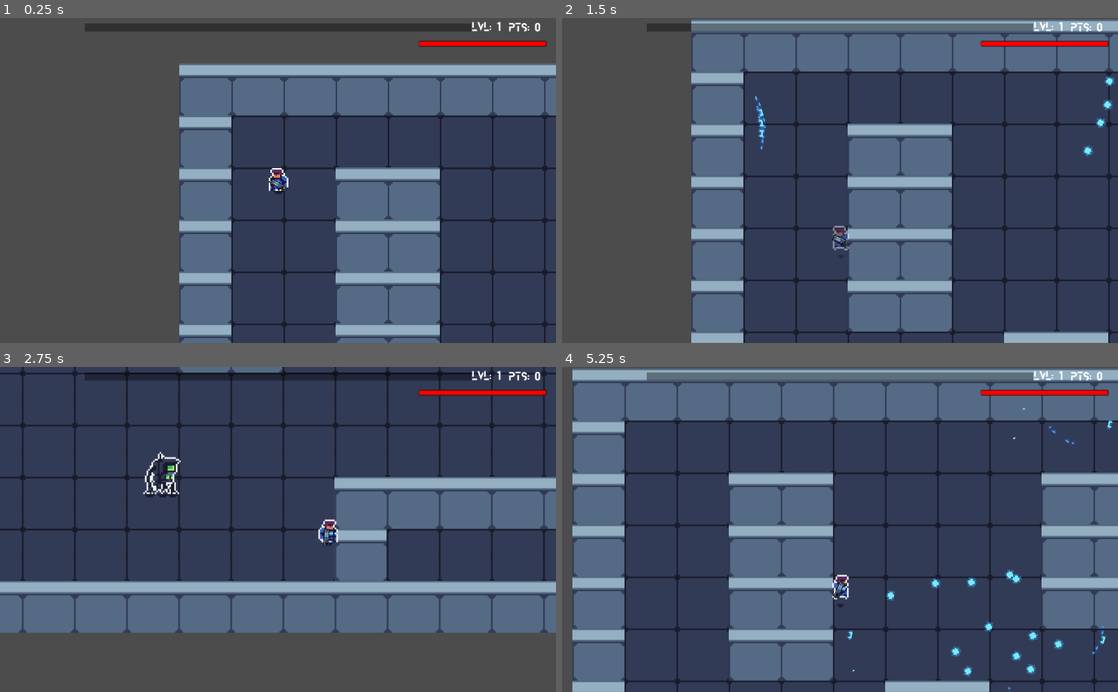
Above: before the commit, frames 1-4 (two rows, left to right).
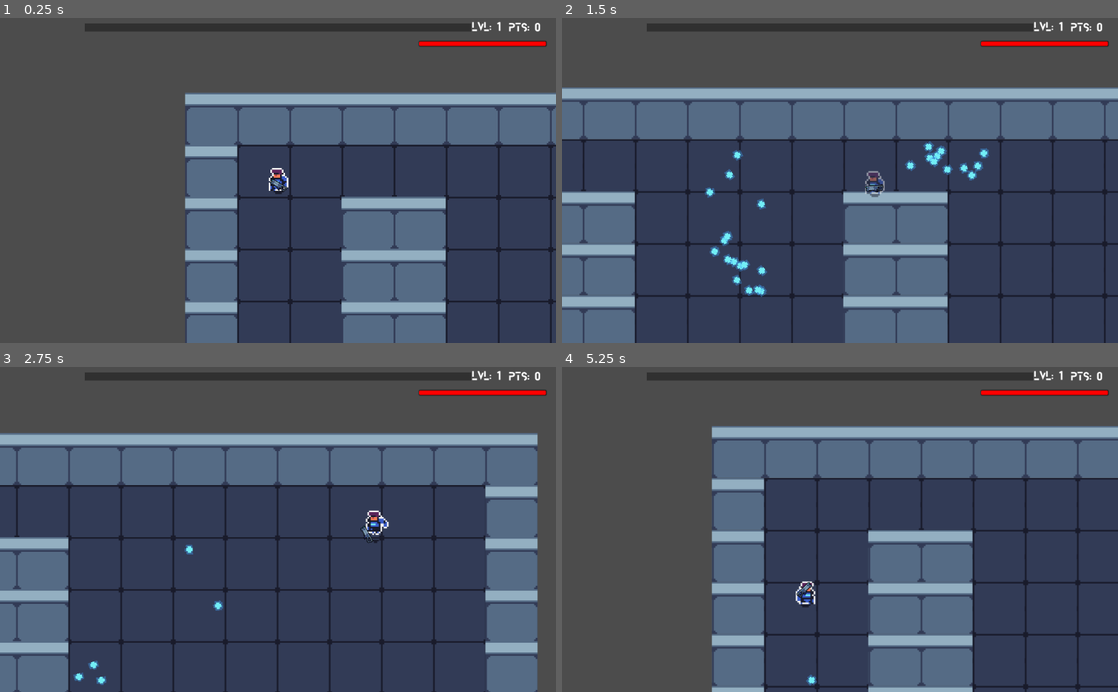
Above: after the commit, the same moments.

Repository: Manteater/H446_NEA
Game: Godot game, scene res://Source/Levels/WorldTemplate.tscn
Same seed, same stepped clock (60 frames per second), same inputs: the game is played once before the commit and once after it. This scene is started directly instead of the project's main scene. The engine's default icon, where the game draws it, is replaced by a stand-in: a white triangle on a blue panel in a dark square.
Inputs (mouse positions are in pixels of both pictures, inside the frame that each line leads up to):
- Up to frame 1 (0.25 s): no input
- Up to frame 2 (1.5 s): tap Enter at 0.5 s; move the mouse to (962, 164) at 0.52 s; press the mouse at (962, 164) at 0.53 s; hold D (move_right) 0.53-1.28 s; move the mouse to (728, 196) at 1.27 s; release the mouse at (728, 196) at 1.28 s; hold S (move_down) from 1.28 s (still down); tap E (Interact) at 1.35 s
- Up to frame 3 (2.75 s): click (166, 545) at 1.55 s; move the mouse to (333, 458) at 2.02 s; release S (move_down) at 2.03 s; hold D (move_right) from 2.03 s (still down); hold Right mouse button (dash) from 2.03 s (still down); click (333, 458) at 2.3 s
- Up to frame 4 (5.25 s): move the mouse to (812, 594) at 2.77 s; release D (move_right) at 2.78 s; release Right mouse button (dash) at 2.78 s; hold W (move_up) 2.78-3.53 s; click (812, 594) at 2.85 s; move the mouse to (1006, 578) at 3.52 s; press the mouse at (1006, 578) at 3.53 s; hold A (move_left) 3.53-5.03 s; move the mouse to (673, 480) at 4.27 s; release the mouse at (673, 480) at 4.28 s; tap E (Interact) at 4.35 s; click (673, 480) at 4.55 s; move the mouse to (867, 529) at 5.02 s; hold S (move_down) from 5.03 s (still down); hold Right mouse button (dash) from 5.03 s (still down)

The runs differ from the first frame. In frame 1, 27% of the frame differs, in the area x 32-100%, y 13-100%; in frame 2, 61%; in frame 3, 75%; in frame 4, 75%, in the area x 1-100%, y 0-100%.

Commit message:
stomper and drone better

Diff:
--- a/Source/Actors/Actor.gd
+++ b/Source/Actors/Actor.gd
@@ -3,10 +3,10 @@
 
 export var health : int = 100
 export var speed : int = 200
-
+var dead = false
 
 func applyDamage(amount):
 	print(health)
 	health-=amount
 	if health < 0:
-		queue_free()
+		dead = true
--- a/Source/Actors/Drone.gd
+++ b/Source/Actors/Drone.gd
@@ -38,18 +38,21 @@
 func _physics_process(delta):
 	if is_instance_valid(player):
 		checkPlayer()#checks if the player is in sight
+		if playerSpotted:
+			patrolling = false
+			updatePathfinding()#sets the target location of the path as the player
+		if not patrolling:#if the drone has seen the player at least once
+			if playerInRange:
+				animPlayer.play("shootLeft")#the shootLeft animation calls the shoot function at the end so this just means the drone shoots#
+			else:
+				animate()#animates the drone as per usual
+				move(delta)#the drone moves toward the player
 	if patrolling:
 		patrol(patrolDirection)#if the drone should be patrolling the procecdure is called
 		animate()#plays the drones animations
-	if playerSpotted:
-		patrolling = false
-		updatePathfinding()#sets the target location of the path as the player
-	if not patrolling:#if the drone has seen the player at least once
-		if playerInRange:
-			animPlayer.play("shootLeft")#the shootLeft animation calls the shoot function at the end so this just means the drone shoots
-		else:
-			animate()#animates the drone as per usual
-			move(delta)#the drone moves toward the player
+
+
+
 	controlBullets(delta)
 
 func move(delta):
@@ -110,7 +113,6 @@
 	for i in projectiles:#loop through the array
 		var p = i["projectile"]#the bullet object is stored in the variable p
 		var velocity = i["velocity"]
-		print(velocity)
 		if i["ticks"] >= 200:#checks if the game has ticked more than the bulletlifetime
 			projectiles.erase(i)#the infromation is erased from the array
 		var collision = p.move_and_collide(velocity*delta)#an in-built function is used to make the bullet move
@@ -118,7 +120,9 @@
 			var collider = collision.collider
 			if (collider.is_in_group("Player")):#if the collidr is the player then damage is applied to the player
 				collider.applyDamage(damage)
+			p.queue_free()
 			projectiles.erase(i)#if the Sbullet collides then it is deleted
+
 		i["ticks"]+=1#ticks are incremented
 
 
--- a/Source/Actors/Player.gd
+++ b/Source/Actors/Player.gd
@@ -11,7 +11,7 @@
 var _velocity = Vector2.ZERO
 var currentHealth = null
 var currentSpeed = null
-
+var dead = false
 
 func _ready():
 	stats = Global.characterSave#the ststs file is simply copied down from the global variable
@@ -31,7 +31,8 @@
 	#moves the player
 	read_input()
 	#animates the players movements
-	animate(mouse)
+	if not dead:
+		animate(mouse)
 
 
 func get_direction() -> Vector2:#returns a vector2 for the direction of movement based on the input
@@ -101,13 +102,23 @@
 		modulate.a = 1.0#makes the player look normal again
 		$hit_detector/bullet_detector.disabled = false#enables the player's hitbox
 
-func die():
-	anim_player.play("Death")#plays the death animation
+
 
 func handleSkillTree():
 	skillTree.visible = true
 	get_tree().paused = true
 
+func applyDamage(damage):
+	currentHealth -= damage#applies the damage to the player
+	print(currentHealth)
+	if currentHealth < 0:
+		dead = true#this boolean controls wether the other animations are completed
+
+		die()#the die function is called
+
+func die():
+	anim_player.play("Death")#plays the death animation
+	yield(anim_player,"animation_finished")#waits until the player is dead, so the other processes dont happen
 
 
 func _on_interactionArea_area_entered(area):#when something enters the area
--- a/Source/Actors/Player.tscn
+++ b/Source/Actors/Player.tscn
@@ -15,18 +15,18 @@
 
 [sub_resource type="Animation" id=6]
 resource_name = "Death"
-length = 0.6
-tracks/0/type = "value"
-tracks/0/path = NodePath("Sprite:frame")
-tracks/0/interp = 1
-tracks/0/loop_wrap = true
-tracks/0/imported = false
-tracks/0/enabled = true
-tracks/0/keys = {
-"times": PoolRealArray( 0, 0.1, 0.2, 0.3, 0.4, 0.5 ),
-"transitions": PoolRealArray( 1, 1, 1, 1, 1, 1 ),
-"update": 1,
-"values": [ 40, 41, 42, 43, 44, 45 ]
+length = 0.65
+tracks/0/type = "value"
+tracks/0/path = NodePath("Sprite:frame")
+tracks/0/interp = 1
+tracks/0/loop_wrap = true
+tracks/0/imported = false
+tracks/0/enabled = true
+tracks/0/keys = {
+"times": PoolRealArray( 0, 0.1, 0.2, 0.3, 0.4, 0.5, 0.6 ),
+"transitions": PoolRealArray( 1, 1, 1, 1, 1, 1, 1 ),
+"update": 1,
+"values": [ 40, 41, 42, 43, 44, 45, 46 ]
 }
 tracks/1/type = "method"
 tracks/1/path = NodePath(".")
@@ -174,7 +174,7 @@
 texture = ExtResource( 1 )
 hframes = 8
 vframes = 13
-frame = 24
+frame = 46
 
 [node name="dash_timer" type="Timer" parent="."]
 wait_time = 0.2
--- a/Source/Actors/Stomper.gd
+++ b/Source/Actors/Stomper.gd
@@ -15,6 +15,8 @@
 var playerSpotted = false
 var collider = null
 var awoken = false
+var moved = false
+var attack = false
 
 
 func _ready():
@@ -23,18 +25,27 @@
 	pathTimer.connect("timeout",self,"updatePathfinding")#calls the updatepathfinding function everytime the timer timesout
 
 func _physics_process(delta):#function calls every frame of the game
-	animate()
-	if is_instance_valid(player):
-		checkPlayer()
+	if not dead:
+		animate()
+		if is_instance_valid(player):
+			checkPlayer()
 
-	if playerSpotted:
-		move(delta)
+		if playerSpotted:
+			move(delta)
+		else:
+			velocity = Vector2.ZERO
+#		if attack:
+#			attackPlayer()
 	else:
-		velocity = Vector2.ZERO
+		die()
 
 func animate():
 	if not awoken:#if the stomper hasnt seen the player then it sleeps
 			animPlayer.play("sleeping")
+	elif moved:
+		animPlayer.play("Awake")
+		yield(animPlayer,"animation_finished")
+		moved = false#moved is set back to false so the animation only plays once
 	else:
 		if velocity != Vector2.ZERO:#if the stomper is moving
 			if velocity.x > 0:#if it is moving to the right
@@ -51,19 +62,15 @@
 	if agent.is_navigation_finished():#if the navigation is completed itg cancels the function
 		return
 	if not awoken:#if the stomper hasn't awoken before then it will do so now as the player must have been spotted
-		awaken()
-	awoken = true
-	var direction := global_position.direction_to(agent.get_next_location()) #sets the direction to the desired position
-	var desiredVelocity := direction * maxSpeed #sets the speed of the stomper
-	var steering = (desiredVelocity - velocity)*delta*4.0 #sets the speed in relation to current speed
-	velocity += steering
-	velocity = move_and_slide(velocity)#actually moves the stomper on the screen
+		moved = true#this ameks sure that the awaken animation plays when it should but only once
+		awoken = true#this controls when the stomper stops playing the sleep animation
+	if not moved:#this is to make sure that the stomper only moves once the awakening animation is completed.
+		var direction := global_position.direction_to(agent.get_next_location()) #sets the direction to the desired position
+		var desiredVelocity := direction * maxSpeed #sets the speed of the stomper
+		var steering = (desiredVelocity - velocity)*delta*4.0 #sets the speed in relation to current speed
+		velocity += steering
+		velocity = move_and_slide(velocity)#actually moves the stomper on the screen
 
-
-func awaken():
-	print("awakening")
-	animPlayer.play("Awake")
-	yield(get_tree().create_timer(0.5),"timeout")# pauses the stomper as the animation plays
 
 func updatePathfinding():
 	if playerSpotted:			#only sets a path when the player is spotted
@@ -76,3 +83,23 @@
 		playerSpotted = true
 	else:
 		playerSpotted = false
+
+
+func die():
+	animPlayer.play("Death")#the death animation calls the queue_free() function and delets the node
+#
+#func attackPlayer():
+#	player.applyDamage()
+#	var timer = get_tree().create_timer(0.5)
+#	yield(timer,"timeout")
+
+func _on_playerKiller_body_entered(body):
+	attack = true
+	while attack:#while the player is in the attack range
+		if body.is_in_group("Player"):
+			body.applyDamage(35)#the player  takes damage
+			yield(get_tree().create_timer(1),"timeout")#the stomper can only attack once per second
+
+
+func _on_playerKiller_body_exited(body):
+	attack = false#attack is reset so the player doesnt take damage when out of range
--- a/Source/Actors/Stomper.tscn
+++ b/Source/Actors/Stomper.tscn
@@ -8,15 +8,15 @@
 
 [sub_resource type="Animation" id=3]
 resource_name = "Awake"
-length = 0.45
-tracks/0/type = "value"
-tracks/0/path = NodePath("Sprite:frame")
-tracks/0/interp = 1
-tracks/0/loop_wrap = true
-tracks/0/imported = false
-tracks/0/enabled = true
-tracks/0/keys = {
-"times": PoolRealArray( 0, 0.1, 0.2, 0.3, 0.4 ),
+length = 0.85
+tracks/0/type = "value"
+tracks/0/path = NodePath("Sprite:frame")
+tracks/0/interp = 1
+tracks/0/loop_wrap = true
+tracks/0/imported = false
+tracks/0/enabled = true
+tracks/0/keys = {
+"times": PoolRealArray( 0, 0.2, 0.4, 0.6, 0.8 ),
 "transitions": PoolRealArray( 1, 1, 1, 1, 1 ),
 "update": 1,
 "values": [ 70, 71, 72, 73, 74 ]
@@ -24,18 +24,18 @@
 
 [sub_resource type="Animation" id=4]
 resource_name = "Death"
-length = 0.85
-tracks/0/type = "value"
-tracks/0/path = NodePath("Sprite:frame")
-tracks/0/interp = 1
-tracks/0/loop_wrap = true
-tracks/0/imported = false
-tracks/0/enabled = true
-tracks/0/keys = {
-"times": PoolRealArray( 0, 0.1, 0.2, 0.3, 0.4, 0.5, 0.6, 0.7 ),
-"transitions": PoolRealArray( 1, 1, 1, 1, 1.03526, 1, 1, 1 ),
-"update": 1,
-"values": [ 100, 101, 102, 103, 104, 105, 106, 107 ]
+length = 1.3
+tracks/0/type = "value"
+tracks/0/path = NodePath("Sprite:frame")
+tracks/0/interp = 1
+tracks/0/loop_wrap = true
+tracks/0/imported = false
+tracks/0/enabled = true
+tracks/0/keys = {
+"times": PoolRealArray( 0, 0.2, 0.4, 0.6, 0.8, 1, 1.2 ),
+"transitions": PoolRealArray( 1, 1, 1, 1.03526, 1, 1, 1 ),
+"update": 1,
+"values": [ 102, 101, 102, 104, 105, 106, 107 ]
 }
 tracks/1/type = "method"
 tracks/1/path = NodePath(".")
@@ -44,7 +44,7 @@
 tracks/1/imported = false
 tracks/1/enabled = true
 tracks/1/keys = {
-"times": PoolRealArray( 0.8 ),
+"times": PoolRealArray( 1.3 ),
 "transitions": PoolRealArray( 1 ),
 "values": [ {
 "args": [  ],
@@ -171,6 +171,9 @@
 "update": 1,
 "values": [ 50, 52, 53 ]
 }
+
+[sub_resource type="CircleShape2D" id=9]
+radius = 47.0
 
 [node name="Stomper" type="KinematicBody2D" groups=["enemy"]]
 collision_layer = 2
@@ -184,7 +187,7 @@
 flip_h = true
 hframes = 10
 vframes = 16
-frame = 74
+frame = 102
 
 [node name="CollisionShape2D" type="CollisionShape2D" parent="."]
 position = Vector2( 0, 8 )
@@ -210,3 +213,12 @@
 [node name="RayCast2D" type="RayCast2D" parent="."]
 enabled = true
 cast_to = Vector2( 510, 0 )
+
+[node name="playerKiller" type="Area2D" parent="."]
+collision_layer = 0
+
+[node name="CollisionShape2D" type="CollisionShape2D" parent="playerKiller"]
+shape = SubResource( 9 )
+
+[connection signal="body_entered" from="playerKiller" to="." method="_on_playerKiller_body_entered"]
+[connection signal="body_exited" from="playerKiller" to="." method="_on_playerKiller_body_exited"]
--- a/Source/Levels/WorldTemplate.tscn
+++ b/Source/Levels/WorldTemplate.tscn
@@ -1,9 +1,10 @@
-[gd_scene load_steps=10 format=2]
+[gd_scene load_steps=11 format=2]
 
 [ext_resource path="res://Source/Actors/Stomper.tscn" type="PackedScene" id=1]
 [ext_resource path="res://Source/Actors/Player.tscn" type="PackedScene" id=2]
 [ext_resource path="res://Assets/Tech Dungeon/tileset x3.png" type="Texture" id=3]
 [ext_resource path="res://Source/Actors/Drone.tscn" type="PackedScene" id=4]
+[ext_resource path="res://Assets/Tech Dungeon/Enemies/enemies x3.png" type="Texture" id=5]
 
 [sub_resource type="ConvexPolygonShape2D" id=1]
 points = PoolVector2Array( 96, 96, 0, 96, 0, 0, 96, 0 )
@@ -46,9 +47,9 @@
 1/z_index = 0
 
 [sub_resource type="NavigationPolygon" id=6]
-vertices = PoolVector2Array( 984, 1038, 972, 982, 1651, 985, 1803, 1036, 1802, 125, 1651, 953, 1651, 466, 854, 174, 851, 114, 1083, 175, 1513, 463, 1081, 493, 1470, 485 )
-polygons = [ PoolIntArray( 0, 1, 2, 3 ), PoolIntArray( 4, 3, 2, 5 ), PoolIntArray( 4, 5, 6 ), PoolIntArray( 7, 8, 4, 9 ), PoolIntArray( 9, 4, 6, 10 ), PoolIntArray( 11, 9, 10, 12 ) ]
-outlines = [ PoolVector2Array( 851, 114, 854, 174, 1083, 175, 1081, 493, 1470, 485, 1513, 463, 1651, 466, 1651, 953, 1651, 985, 972, 982, 984, 1038, 1803, 1036, 1802, 125 ) ]
+vertices = PoolVector2Array( 854, 174, 851, 114, 1802, 125, 1083, 175, 1510, 487, 1081, 493, 1513, 463, 1651, 466, 1803, 1047, 1651, 953, 1651, 985, 972, 1044, 972, 982 )
+polygons = [ PoolIntArray( 0, 1, 2, 3 ), PoolIntArray( 4, 5, 3, 6 ), PoolIntArray( 6, 3, 2, 7 ), PoolIntArray( 7, 2, 8, 9 ), PoolIntArray( 10, 9, 8 ), PoolIntArray( 10, 8, 11, 12 ) ]
+outlines = [ PoolVector2Array( 851, 114, 854, 174, 1083, 175, 1081, 493, 1510, 487, 1513, 463, 1651, 466, 1651, 953, 1651, 985, 972, 982, 972, 1044, 1803, 1047, 1802, 125 ) ]
 
 [sub_resource type="NavigationPolygon" id=5]
 vertices = PoolVector2Array( 851, 106, 850, 491, 759, 473, 503, 178, 774, 557, 506, 557, 275, 114, 275, 181 )
@@ -56,9 +57,9 @@
 outlines = [ PoolVector2Array( 275, 114, 275, 181, 503, 178, 506, 557, 774, 557, 759, 473, 850, 491, 851, 106 ) ]
 
 [sub_resource type="NavigationPolygon" id=4]
-vertices = PoolVector2Array( 786, 571, 762, 481, 859, 496, 1523, 478, 1502, 836, 1131, 829, 856, 837, 790, 688, 510, 567, 572, 564, 569, 685, 478, 608, 123, 928, 115, 104, 268, 112, 273, 617, 222, 931, 858, 1036, 232, 1039 )
-polygons = [ PoolIntArray( 0, 1, 2 ), PoolIntArray( 2, 3, 4, 5 ), PoolIntArray( 0, 2, 5, 6, 7 ), PoolIntArray( 8, 9, 10, 11 ), PoolIntArray( 12, 13, 14, 15, 16 ), PoolIntArray( 6, 17, 18, 16, 15, 10 ), PoolIntArray( 10, 7, 6 ), PoolIntArray( 10, 15, 11 ) ]
-outlines = [ PoolVector2Array( 115, 104, 123, 928, 222, 931, 232, 1039, 858, 1036, 856, 837, 1131, 829, 1502, 836, 1523, 478, 859, 496, 762, 481, 786, 571, 790, 688, 569, 685, 572, 564, 510, 567, 478, 608, 273, 617, 268, 112 ) ]
+vertices = PoolVector2Array( 786, 571, 762, 481, 859, 496, 510, 567, 572, 564, 569, 685, 508, 598, 123, 928, 115, 104, 268, 112, 278, 595, 222, 931, 856, 837, 858, 1036, 217, 1034, 1523, 478, 1521, 847, 1132, 850, 790, 688 )
+polygons = [ PoolIntArray( 0, 1, 2 ), PoolIntArray( 3, 4, 5, 6 ), PoolIntArray( 7, 8, 9, 10, 11 ), PoolIntArray( 12, 13, 14, 11, 10, 5 ), PoolIntArray( 0, 2, 15, 16, 17, 12, 18 ), PoolIntArray( 5, 18, 12 ), PoolIntArray( 5, 10, 6 ) ]
+outlines = [ PoolVector2Array( 115, 104, 123, 928, 222, 931, 217, 1034, 858, 1036, 856, 837, 1132, 850, 1521, 847, 1523, 478, 859, 496, 762, 481, 786, 571, 790, 688, 569, 685, 572, 564, 510, 567, 508, 598, 278, 595, 268, 112 ) ]
 
 [node name="WorldTemplate" type="Node2D"]
 
@@ -88,12 +89,16 @@
 [node name="Enemies" type="Node" parent="Navigation2D"]
 
 [node name="Drone" parent="Navigation2D/Enemies" instance=ExtResource( 4 )]
-position = Vector2( 1073, 635 )
-playerPath = NodePath("../../../Player")
+position = Vector2( 343, 1613 )
+playerPath = NodePath("../../Player")
 
 [node name="Stomper" parent="Navigation2D/Enemies" instance=ExtResource( 1 )]
 position = Vector2( 561, 860 )
-playerPath = NodePath("../../../Player")
+playerPath = NodePath("../../Player")
 
-[node name="Player" parent="." instance=ExtResource( 2 )]
-position = Vector2( 182, 216 )
+[node name="Player" parent="Navigation2D" instance=ExtResource( 2 )]
+position = Vector2( 171, 162 )
+
+[node name="EnemiesX3" type="Sprite" parent="."]
+position = Vector2( 2590, 820 )
+texture = ExtResource( 5 )
--- a/Source/Weapons/droneBullet.tscn
+++ b/Source/Weapons/droneBullet.tscn
@@ -24,7 +24,7 @@
 
 [node name="KinematicBody2D" type="KinematicBody2D"]
 collision_layer = 32
-collision_mask = 0
+collision_mask = 21
 
 [node name="CollisionShape2D" type="CollisionShape2D" parent="."]
 position = Vector2( 0, 1.5 )
Not shown: 1 places in Source/Actors/Stomper.tscn that only renumber resources
